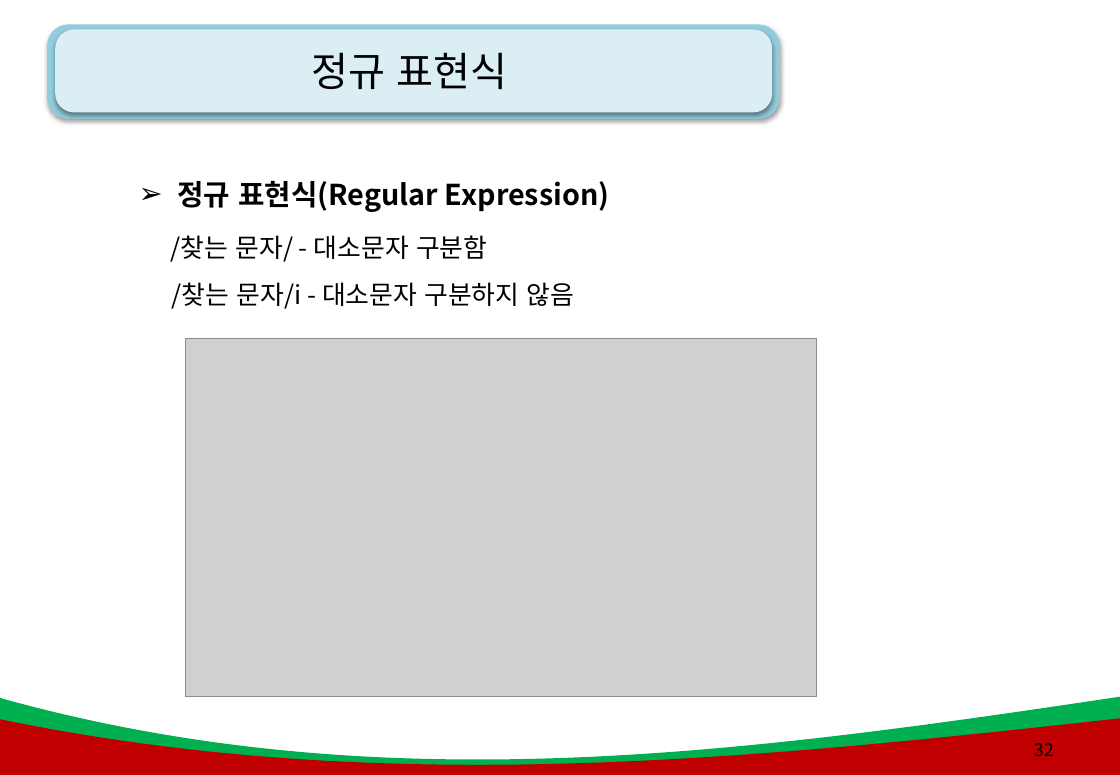
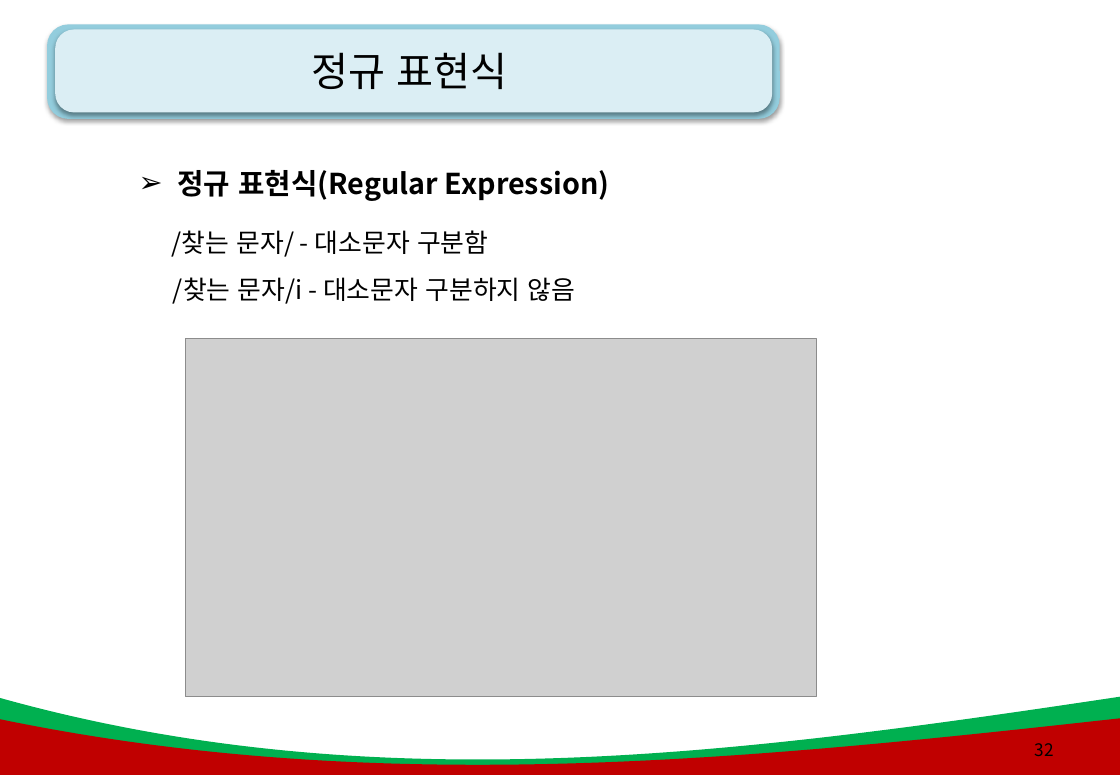
Before and after one commit to kiyongee2/green_project_web, a slide deck: slide 32 of js_ppt/8강. js_폼과 정규표현식.pptx. Drawn at 1120x775 pixels with LibreOffice and Linux fonts; fonts in the diff are those of the drawing; grey boxes stand for pictures; background and template pictures are left out. Boxes give left, top, right and bottom in pixels: in the first picture for what was removed or moved away, otherwise in the second. Text is boxed around its words. In the diff, an @@ line names an element or a change of style, - is before the commit and + after.

```diff
--- a/js_ppt/8강. js_폼과 정규표현식.pptx
+++ b/js_ppt/8강. js_폼과 정규표현식.pptx
@@ text "정규 표현식(Regular Expression)": place and size @@
-text "정규 표현식(Regular Expression)" at (177,181,609,212)
+text "정규 표현식(Regular Expression)" at (177,170,609,201)
@@ text "/찾는 문자/ - 대소문자 구분함": place and size @@
-text "/찾는 문자/ - 대소문자 구분함" at (171,235,575,309)
+text "/찾는 문자/ - 대소문자 구분함" at (172,230,576,304)
```
Also in this commit, not shown: 4 other slides changed, 6 slides removed, 24 other files.
